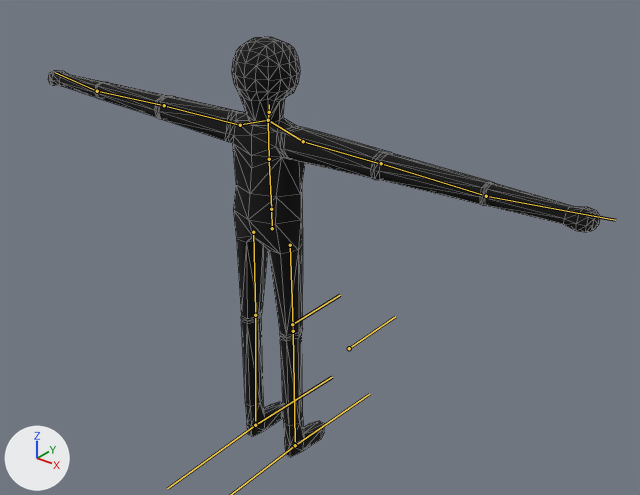
Renders of the glTF model imports/creepy.gltf from each side of a commit.
Both versions are drawn from a 50 mm camera at (4.63, -5.18, 5.36) aimed at (-0.11, 0.74, 1.69). The axes (+X, +Y, +Z) are drawn at lower left. The lights are the same throughout. The bones that bend it are drawn over the model as lines. Mesh edges are drawn as thin lines.

In view in the first picture: 'Body'.
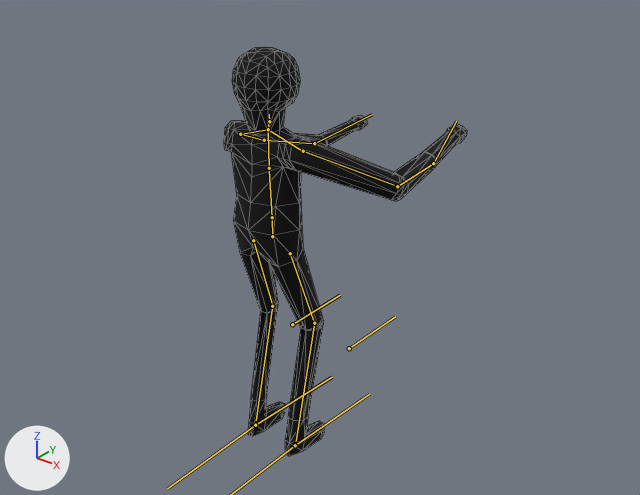
The newer file adds an action. The first version stands in its rest pose; the second is drawn at frame 0 of the action 'hit'.

Location of each change, [x1, y1, x2, y2] in pixels of the pictures (640 x 495 px):
'Body', posed (56% narrower): before [48, 37, 600, 457]; after [224, 47, 467, 456]
bone 'Root', root to tip: before (272, 228) to (271, 209); after (272, 236) to (272, 218)
bone 'Arm1.L', root to tip: before (240, 125) to (167, 106); after (240, 134) to (263, 140)
bone 'Arm2.L', root to tip: before (164, 105) to (99, 91); after (264, 140) to (313, 143)
bone 'Hand.L', root to tip: before (97, 91) to (55, 72); after (314, 143) to (372, 114)
bone 'Arm1.R', root to tip: before (303, 141) to (377, 163); after (303, 151) to (394, 185)
bone 'Arm2.R', root to tip: before (381, 163) to (481, 194); after (397, 186) to (432, 164)
bone 'Hand.R', root to tip: before (486, 196) to (615, 220); after (433, 163) to (456, 121)
bone 'Leg1.L', root to tip: before (253, 232) to (255, 312); after (253, 240) to (272, 303)
bone 'Leg2.L', root to tip: before (255, 315) to (255, 421); after (272, 306) to (256, 420)
bone 'Leg1.R', root to tip: before (290, 245) to (293, 328); after (290, 253) to (313, 320)
bone 'Leg2.R', root to tip: before (293, 331) to (295, 441); after (314, 323) to (296, 441)

The change in detail:
Bone 'Root' (bone_root) moves from (0.0, 0.0, 0.0) to (0.0, -0.08, 0.0).
Bone 'Arm1.L' (bone_arm1_l) turns from (0, 0, 0) to (61, 15, -27) degrees about its own x, y and z.
Bone 'Arm2.L' (bone_arm2_l) turns from (0, 0, 0) to (17, 0, 0) degrees about its own x, y and z.
Bone 'Hand.L' (bone_hand_l) turns from (0, 0, 0) to (11, -3, 16) degrees about its own x, y and z.
Bone 'Arm1.R' (bone_arm1_r) turns from (0, 0, 0) to (43, -12, 24) degrees about its own x, y and z.
Bone 'Arm2.R' (bone_arm2_r) turns from (0, 0, 0) to (57, -2, 1) degrees about its own x, y and z.
Bone 'Hand.R' (bone_hand_r) turns from (0, 0, 0) to (0, -2, -12) degrees about its own x, y and z.
Bone 'Leg1.L' (bone_leg1_l) turns from (0, 0, 0) to (19, -10, -1) degrees about its own x, y and z.
Bone 'Leg2.L' (bone_leg2_l) turns from (0, 0, 0) to (-31, 1, 2) degrees about its own x, y and z.
Bone 'Foot.L' (bone_foot_l) turns from (0, 0, 0) to (12, 2, -10) degrees about its own x, y and z.
Bone 'Leg1.R' (bone_leg1_r) turns from (0, 0, 0) to (19, 10, 1) degrees about its own x, y and z.
Bone 'Leg2.R' (bone_leg2_r) turns from (0, 0, 0) to (-31, -1, -2) degrees about its own x, y and z.
Bone 'Foot.R' (bone_foot_r) turns from (0, 0, 0) to (12, -2, 10) degrees about its own x, y and z.
